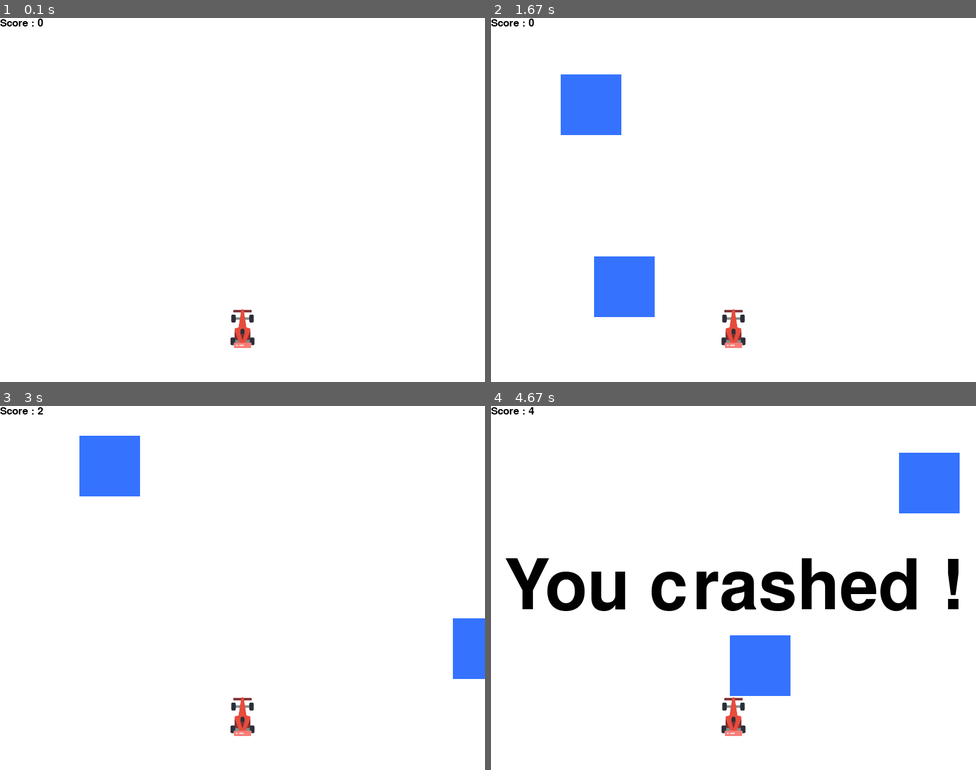
Above: before the commit, frames 1-4 (two rows, left to right).
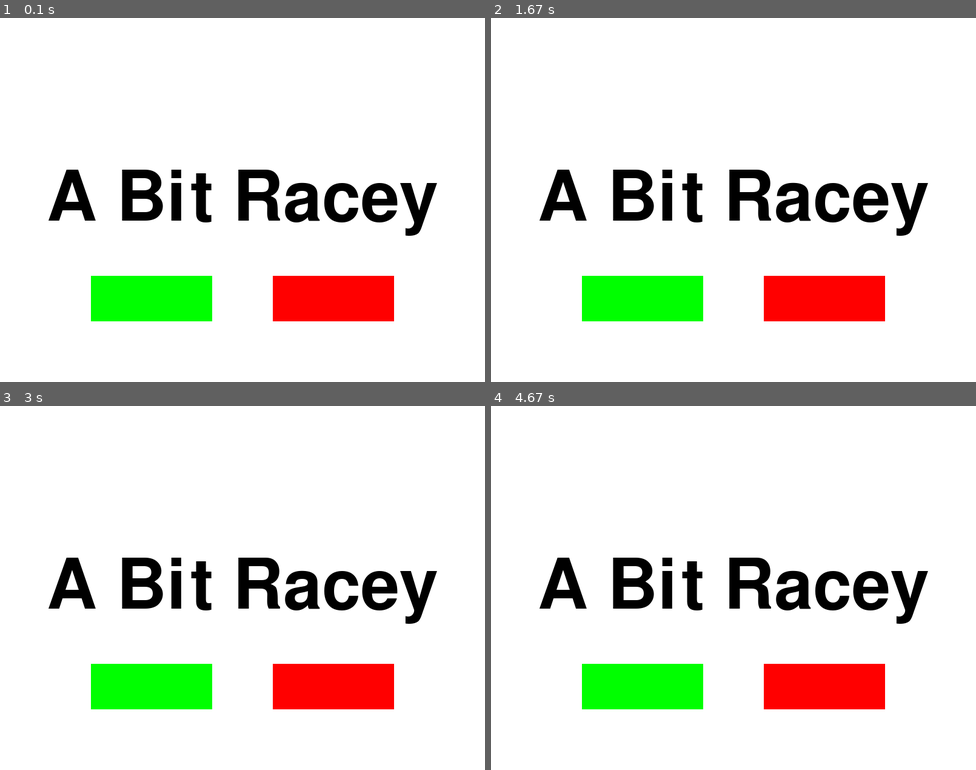
Above: after the commit, the same moments.

Repository: BriceBoy/pygame-tuto
Game: pygame game, started from game.py
The game is run twice, just before and just after one commit, with the same random seed, the same clock (stepped at 60 frames per second) and the same inputs.
Inputs:
- Up to frame 1 (0.1 s): no input
- Up to frame 2 (1.67 s): no input
- Up to frame 3 (3 s): no input
- Up to frame 4 (4.67 s): no input

The runs differ from the first frame. In frame 1, 12% of the frame differs, in the area x 0-91%, y 0-91%; in frame 2, 14%; in frame 3, 15%; in frame 4, 17%, in the area x 0-97%, y 0-91%.

Commit message:
finished steps 10, 11

Diff:
--- a/game.py
+++ b/game.py
@@ -64,6 +64,9 @@
 
 black = (0, 0, 0)
 white = (255, 255, 255)
+red = (255, 0, 0)
+green = (0, 255, 0)
+
 
 display_width = 800
 display_height = 600
@@ -114,6 +117,27 @@
     message_display("You crashed !")
 
 
+def game_intro():
+    intro = True
+    while intro:
+        for event in pygame.event.get():
+            if event.type == pygame.QUIT:
+                pygame.quit()
+                quit()
+
+        game_display.fill(white)
+        font = pygame.font.Font("freesansbold.ttf", 115)
+        intro_surface, intro_rectangle = text_objects("A Bit Racey", font)
+        intro_rectangle.center = ((display_width / 2), (display_height / 2))
+        game_display.blit(intro_surface, intro_rectangle)
+
+        pygame.draw.rect(game_display, green, (150, 425, 200, 75))
+        pygame.draw.rect(game_display, red, (450, 425, 200, 75))
+
+        pygame.display.update()
+        clock.tick(15)
+
+
 def game_loop():
     car = Car("car.png")
     obstacles = [Obstacle(-(display_height / 2)), Obstacle(-display_height)]
@@ -156,5 +180,5 @@
         pygame.display.update()
         clock.tick(60)
 
-
+game_intro()
 game_loop()
